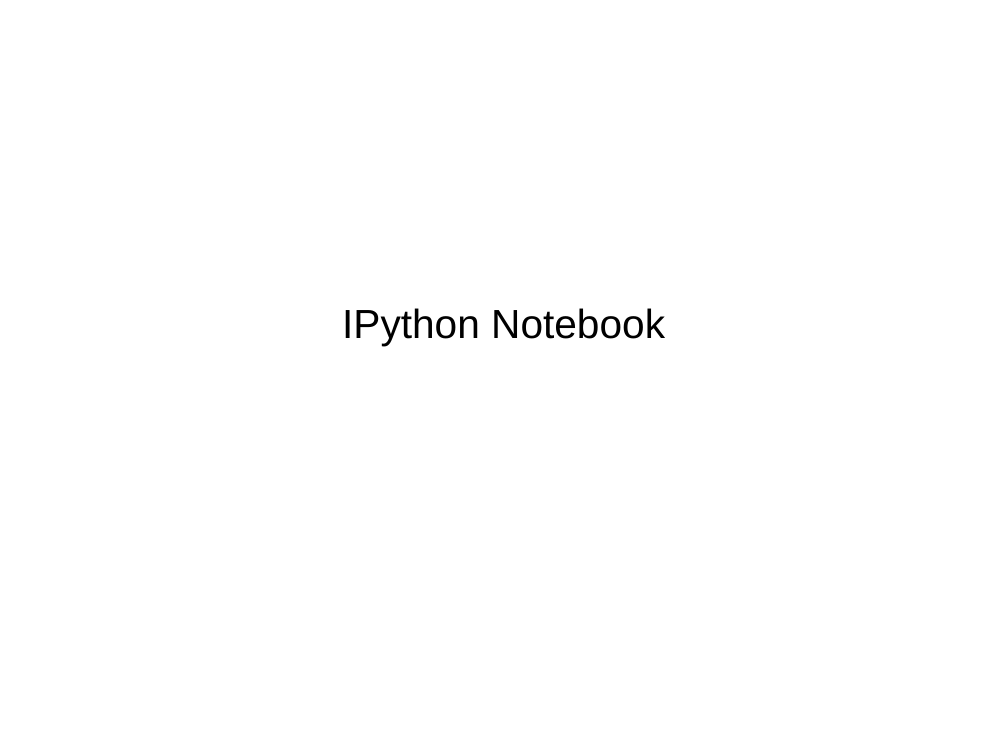
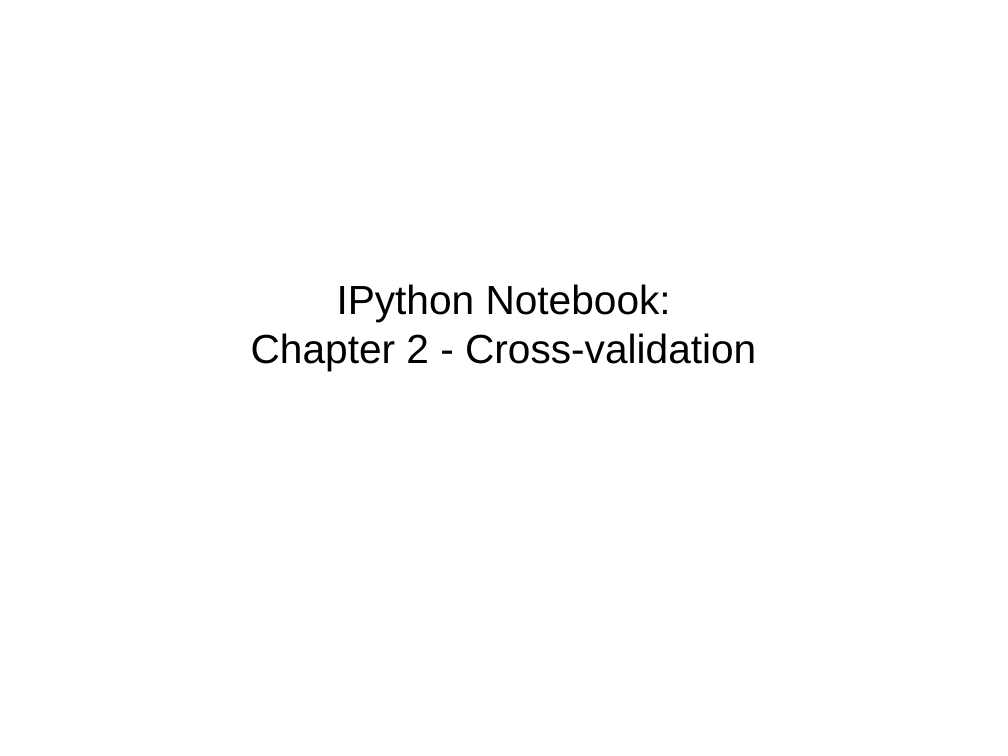
Before and after one commit to amueller/talks_odt, a slide deck: slide 11 of machine-learning-with-scikit-learn-CUNY-2015.odp (slide 9 before the commit). Drawn at 1008x756 pixels with LibreOffice and Linux fonts; fonts in the diff are those of the drawing. Boxes give left, top, right and bottom in pixels: in the first picture for what was removed or moved away, otherwise in the second. Text is boxed around its words. In the diff, an @@ line names an element or a change of style, - is before the commit and + after.

```diff
--- a/machine-learning-with-scikit-learn-CUNY-2015.odp
+++ b/machine-learning-with-scikit-learn-CUNY-2015.odp
@@ subtitle at [251, 284, 756, 371]: text changed @@
-IPython Notebook
+IPython Notebook:
+Chapter 2 - Cross-validation
```
Also in this commit, not shown: 7 other slides changed, 9 slides added, 11 slides removed.
